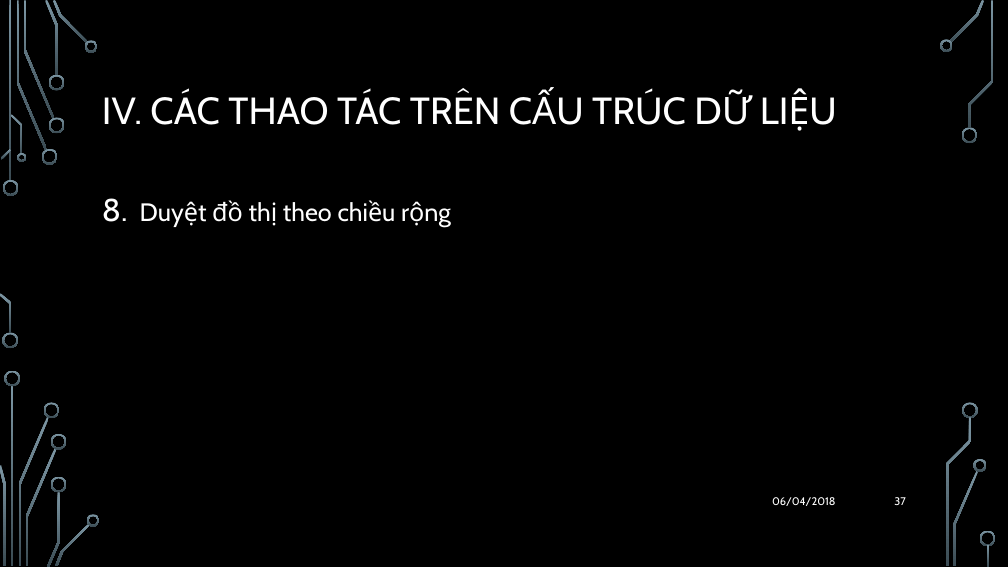
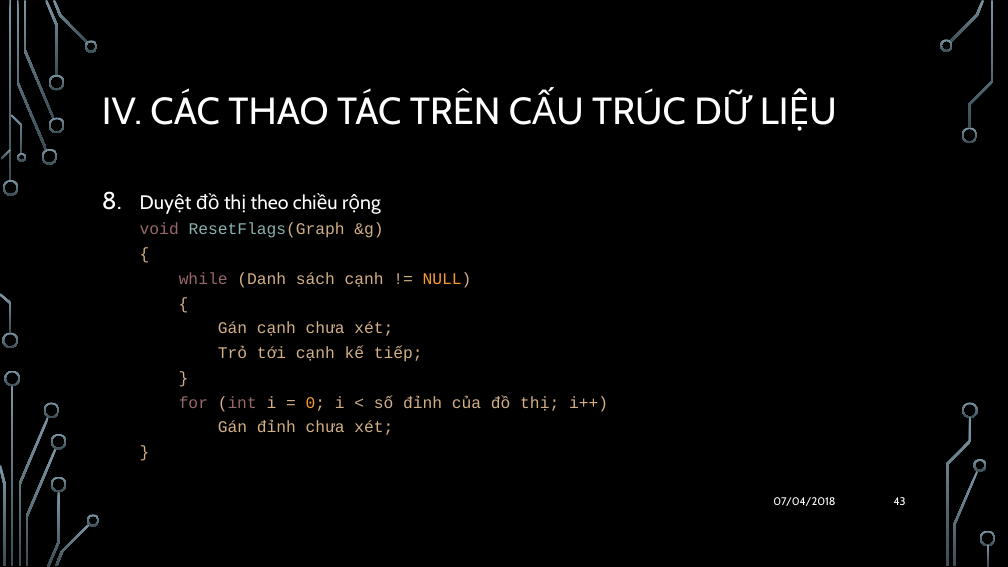
Before and after one commit to quocthang0507/CTDL-TG2, a slide deck: slide 43 of BaoCao/ThuyetTrinh.pptx (slide 37 before the commit). Drawn at 1008x567 pixels with LibreOffice and Linux fonts; fonts in the diff are those of the drawing; background and template pictures are left out. Boxes give left, top, right and bottom in pixels: in the first picture for what was removed or moved away, otherwise in the second. Text is boxed around its words. In the diff, an @@ line names an element or a change of style, - is before the commit and + after.

```diff
--- a/BaoCao/ThuyetTrinh.pptx
+++ b/BaoCao/ThuyetTrinh.pptx
@@ text at (x1=196, y1=193, x2=289, y2=210): size 24 to 18.6 pt in "Duyệt đồ thị theo chiều rộng"; line spacing 1.2 to 1 @@
@@ text at (x1=140, y1=222, x2=608, y2=435): paragraphs added @@
+  void ResetFlags(Graph &g)
+  {
+  while (Danh sách cạnh != NULL)
+  {
+  Gán cạnh chưa xét;
+  Trỏ tới cạnh kế tiếp;
+  }
+  for (int i = 0; i < số đỉnh của đồ thị; i++)
+  Gán đỉnh chưa xét;
+  }
@@ text at (x1=773, y1=497, x2=835, y2=506): text changed @@
-06/04/2018
+07/04/2018
@@ page number at (x1=894, y1=497, x2=906, y2=505): text changed @@
-37
+43
```
Also in this commit, not shown: 44 other slides changed, 9 slides added, 3 other files.
